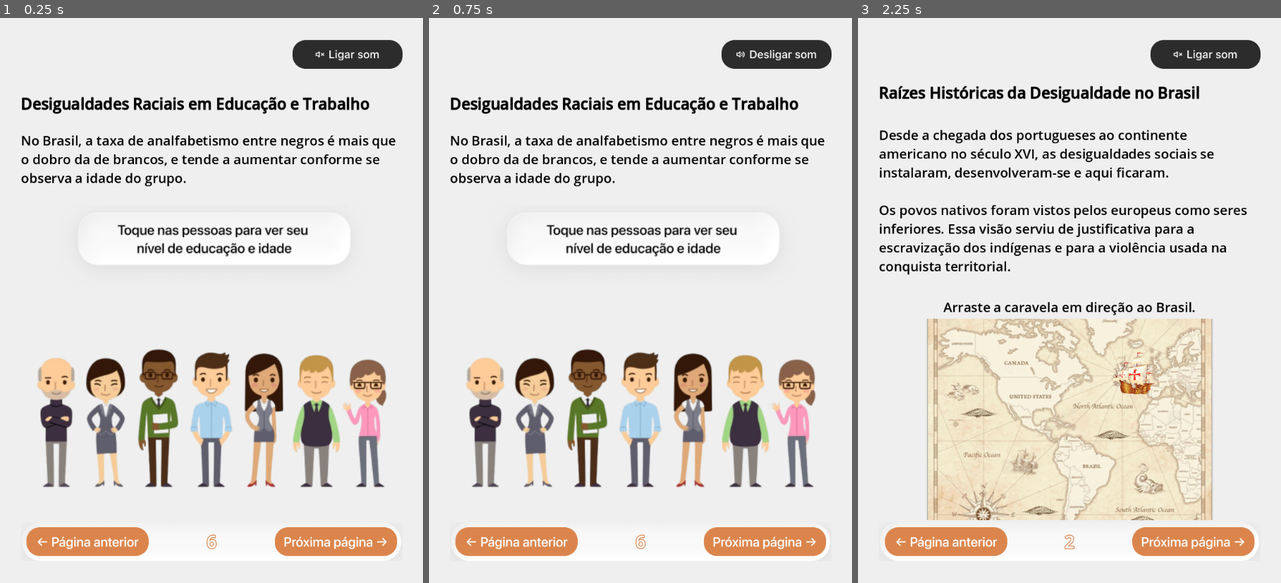
Above: before the commit, frames 1-3 (left to right).
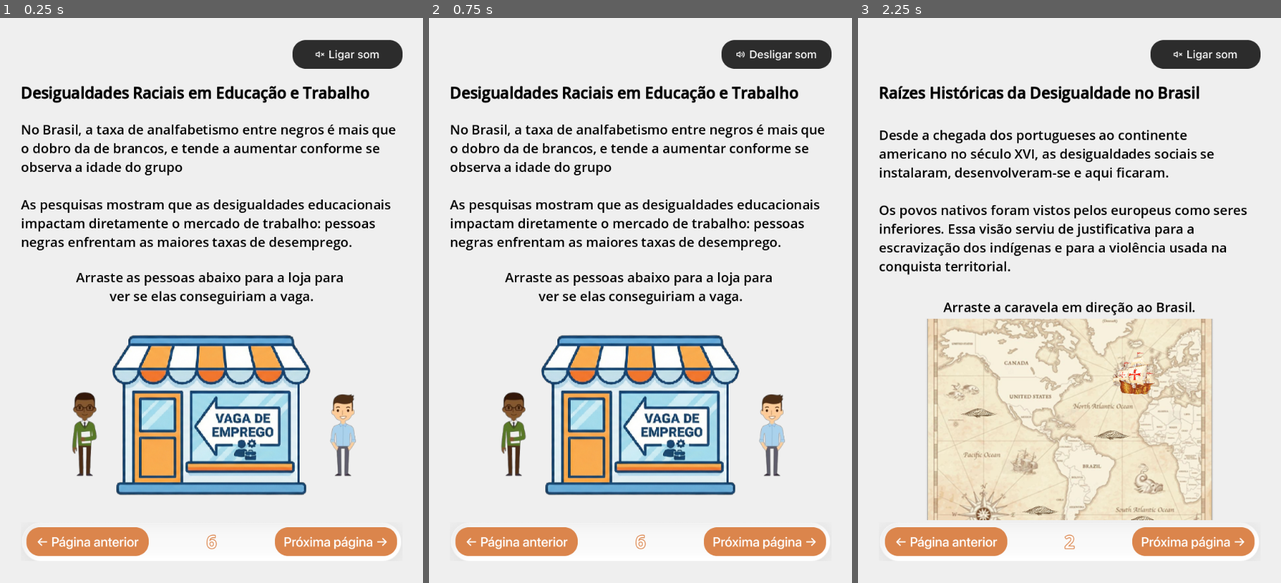
Above: after the commit, the same moments.

Repository: jdbsn/ebook-comp-grafica
Game: Godot game, scene res://scenes/paginas/pag6.tscn
The game is run twice, just before and just after one commit, with the same random seed, the same clock (stepped at 60 frames per second) and the same inputs. This scene is started directly instead of the project's main scene. Video files are missing from this copy of the repository; at most half a second of black plays in their place.
Inputs (mouse positions are in pixels of both pictures, inside the frame that each line leads up to):
- Up to frame 1 (0.25 s): no input
- Up to frame 2 (0.75 s): click (775, 51) at 0.5 s
- Up to frame 3 (2.25 s): click (946, 543) at 1.25 s; click (1192, 543) at 2 s

The runs differ from the first frame. In frame 1, 25% of the frame differs, in the area x 4-94%, y 12-85%; in frame 2, 25%; in frame 3, nothing differs.

Commit message:
feat: animação pag 6

Diff:
--- a/scenes/briga_casal.tscn
+++ b/scenes/briga_casal.tscn
@@ -6,6 +6,7 @@
 [ext_resource type="Texture2D" uid="uid://cj8khyn4mdiwb" path="res://assets/paginas/briga/balao.png" id="4_et3ik"]
 [ext_resource type="Texture2D" uid="uid://c56lltbcjmkcv" path="res://assets/paginas/briga/bebe_chorando.png" id="5_sqr6q"]
 [ext_resource type="Texture2D" uid="uid://h28u637033ma" path="res://assets/paginas/briga/lagrima.png" id="6_t6bxc"]
+[ext_resource type="Texture2D" uid="uid://lvlghdbgbo2r" path="res://assets/paginas/briga/pag7.png" id="7_4hrny"]
 
 [sub_resource type="Animation" id="Animation_sqr6q"]
 length = 0.001
@@ -94,7 +95,7 @@
 
 [node name="BebeChorando" type="Sprite2D" parent="."]
 unique_name_in_owner = true
-position = Vector2(435, 148)
+position = Vector2(450, 148)
 scale = Vector2(0.6, 0.6)
 texture = ExtResource("5_sqr6q")
 
@@ -109,4 +110,9 @@
 process_material = SubResource("ParticleProcessMaterial_y0oae")
 
 [node name="Camera2D" type="Camera2D" parent="."]
-position = Vector2(1, -242)
+position = Vector2(1, -226)
+
+[node name="Sprite2D" type="Sprite2D" parent="."]
+z_index = -100
+scale = Vector2(0.5, 0.5)
+texture = ExtResource("7_4hrny")
--- /dev/null
+++ b/scenes/emprego.tscn
@@ -0,0 +1,67 @@
+[gd_scene load_steps=9 format=3 uid="uid://bw1lunhm2fon"]
+
+[ext_resource type="Texture2D" uid="uid://coejjckswpuxu" path="res://assets/pessoa1.png" id="1_wwlwg"]
+[ext_resource type="Script" uid="uid://cqf2b8pbbjekw" path="res://scripts/arrastar.gd" id="2_1sdua"]
+[ext_resource type="Script" uid="uid://cdspqr50fkflh" path="res://scripts/loja.gd" id="2_17u4m"]
+[ext_resource type="Texture2D" uid="uid://c8vwpqp5qhypw" path="res://assets/pessoa2.png" id="2_onui2"]
+[ext_resource type="Texture2D" uid="uid://bhp14g86sw04t" path="res://assets/loja.png" id="3_1sdua"]
+
+[sub_resource type="RectangleShape2D" id="RectangleShape2D_t2lxc"]
+size = Vector2(354, 294)
+
+[sub_resource type="RectangleShape2D" id="RectangleShape2D_wwlwg"]
+size = Vector2(57, 160)
+
+[sub_resource type="RectangleShape2D" id="RectangleShape2D_onui2"]
+size = Vector2(51, 158)
+
+[node name="Emprego" type="Node2D"]
+
+[node name="Loja" type="Area2D" parent="." node_paths=PackedStringArray("mensagem_label")]
+script = ExtResource("2_17u4m")
+mensagem_label = NodePath("../Mensagem")
+
+[node name="Sprite2D" type="Sprite2D" parent="Loja"]
+texture = ExtResource("3_1sdua")
+
+[node name="CollisionShape2D" type="CollisionShape2D" parent="Loja"]
+position = Vector2(0, 4)
+shape = SubResource("RectangleShape2D_t2lxc")
+
+[node name="Pessoa1" type="Area2D" parent="."]
+script = ExtResource("2_1sdua")
+id_pessoa = 1
+
+[node name="Sprite2D" type="Sprite2D" parent="Pessoa1"]
+position = Vector2(-233, 40)
+scale = Vector2(0.8, 0.8)
+texture = ExtResource("1_wwlwg")
+
+[node name="CollisionShape2D" type="CollisionShape2D" parent="Pessoa1"]
+position = Vector2(-231.5, 36)
+shape = SubResource("RectangleShape2D_wwlwg")
+
+[node name="Pessoa2" type="Area2D" parent="."]
+script = ExtResource("2_1sdua")
+id_pessoa = 2
+
+[node name="Sprite2D2" type="Sprite2D" parent="Pessoa2"]
+position = Vector2(238, 40)
+scale = Vector2(0.8, 0.8)
+texture = ExtResource("2_onui2")
+
+[node name="CollisionShape2D" type="CollisionShape2D" parent="Pessoa2"]
+position = Vector2(235.5, 38)
+shape = SubResource("RectangleShape2D_onui2")
+
+[node name="Camera2D" type="Camera2D" parent="."]
+
+[node name="Mensagem" type="Label" parent="."]
+offset_left = -177.0
+offset_top = -215.0
+offset_right = 178.0
+offset_bottom = -168.0
+theme_override_colors/font_color = Color(0, 0, 0, 1)
+theme_override_font_sizes/font_size = 32
+horizontal_alignment = 1
+vertical_alignment = 1
--- a/scenes/paginas/pag3.tscn
+++ b/scenes/paginas/pag3.tscn
@@ -339,7 +339,7 @@
 transparent_bg = true
 handle_input_locally = false
 physics_object_picking = true
-size = Vector2i(2, 2)
+size = Vector2i(708, 401)
 render_target_update_mode = 4
 
 [node name="Platacao" parent="ColorRect/MarginContainer/VBoxContainer/SubViewportContainer/SubViewport" instance=ExtResource("12_s23ky")]
--- a/scenes/paginas/pag6.tscn
+++ b/scenes/paginas/pag6.tscn
@@ -1,9 +1,10 @@
-[gd_scene load_steps=12 format=3 uid="uid://u05ow48ucu4m"]
+[gd_scene load_steps=13 format=3 uid="uid://u05ow48ucu4m"]
 
 [ext_resource type="Texture2D" uid="uid://dnqbwrtos4r5a" path="res://assets/botoes/som-desligado.png" id="1_wg8yg"]
 [ext_resource type="Texture2D" uid="uid://46fm0nqpror2" path="res://assets/botoes/som-ligado.png" id="2_7yeh4"]
 [ext_resource type="Script" uid="uid://dafkkh1vraftq" path="res://scripts/narracao.gd" id="3_acgmk"]
-[ext_resource type="Texture2D" uid="uid://b6tpjgyhiraes" path="res://assets/pag6.png" id="4_4mi7q"]
+[ext_resource type="Script" uid="uid://bl5b48jxieg4n" path="res://scripts/sub_viewport_container.gd" id="4_7yeh4"]
+[ext_resource type="PackedScene" uid="uid://bw1lunhm2fon" path="res://scenes/emprego.tscn" id="4_wg8yg"]
 [ext_resource type="Texture2D" uid="uid://dpnt7s3r3seah" path="res://assets/barra.png" id="5_bgfye"]
 [ext_resource type="Texture2D" uid="uid://b7kwvxrrynar5" path="res://assets/botoes/ant.png" id="6_b7ui6"]
 [ext_resource type="Texture2D" uid="uid://bh4b8b8fmreo3" path="res://assets/botoes/ant-pressionado.png" id="7_gubnx"]
@@ -55,7 +56,7 @@
 
 [node name="MarginContainer" type="MarginContainer" parent="ColorRect/MarginContainer/VBoxContainer"]
 layout_mode = 2
-theme_override_constants/margin_top = 40
+theme_override_constants/margin_top = 20
 
 [node name="VBoxContainer" type="VBoxContainer" parent="ColorRect/MarginContainer/VBoxContainer/MarginContainer"]
 layout_mode = 2
@@ -74,14 +75,36 @@
 size_flags_vertical = 3
 theme_override_colors/default_color = Color(0, 0, 0, 1)
 theme_override_font_sizes/normal_font_size = 24
-text = "No Brasil, a taxa de analfabetismo entre negros é mais que o dobro da de brancos, e tende a aumentar conforme se observa a idade do grupo."
+text = "No Brasil, a taxa de analfabetismo entre negros é mais que o dobro da de brancos, e tende a aumentar conforme se observa a idade do grupo
+
+As pesquisas mostram que as desigualdades educacionais impactam diretamente o mercado de trabalho: pessoas negras enfrentam as maiores taxas de desemprego.
+"
 fit_content = true
 
-[node name="TextureRect" type="TextureRect" parent="ColorRect/MarginContainer/VBoxContainer"]
+[node name="RichTextLabel3" type="RichTextLabel" parent="ColorRect/MarginContainer/VBoxContainer/MarginContainer/VBoxContainer"]
 layout_mode = 2
 size_flags_vertical = 3
-texture = ExtResource("4_4mi7q")
-stretch_mode = 5
+theme_override_colors/default_color = Color(0, 0, 0, 1)
+theme_override_font_sizes/normal_font_size = 24
+text = "Arraste as pessoas abaixo para a loja para
+ver se elas conseguiriam a vaga."
+fit_content = true
+horizontal_alignment = 1
+
+[node name="SubViewportContainer2" type="SubViewportContainer" parent="ColorRect/MarginContainer/VBoxContainer"]
+layout_mode = 2
+size_flags_vertical = 3
+stretch = true
+script = ExtResource("4_7yeh4")
+
+[node name="SubViewport" type="SubViewport" parent="ColorRect/MarginContainer/VBoxContainer/SubViewportContainer2"]
+transparent_bg = true
+handle_input_locally = false
+physics_object_picking = true
+size = Vector2i(693, 385)
+render_target_update_mode = 4
+
+[node name="Emprego" parent="ColorRect/MarginContainer/VBoxContainer/SubViewportContainer2/SubViewport" instance=ExtResource("4_wg8yg")]
 
 [node name="Botoes" type="MarginContainer" parent="ColorRect/MarginContainer/VBoxContainer"]
 layout_mode = 2
--- a/scenes/paginas/pag7.tscn
+++ b/scenes/paginas/pag7.tscn
@@ -1,6 +1,5 @@
-[gd_scene load_steps=13 format=3 uid="uid://bd6dtvptrw3o3"]
+[gd_scene load_steps=12 format=3 uid="uid://bd6dtvptrw3o3"]
 
-[ext_resource type="Texture2D" uid="uid://lvlghdbgbo2r" path="res://assets/paginas/briga/pag7.png" id="1_en32k"]
 [ext_resource type="Texture2D" uid="uid://dnqbwrtos4r5a" path="res://assets/botoes/som-desligado.png" id="2_bk2qf"]
 [ext_resource type="Texture2D" uid="uid://46fm0nqpror2" path="res://assets/botoes/som-ligado.png" id="3_ieee8"]
 [ext_resource type="Script" uid="uid://dafkkh1vraftq" path="res://scripts/narracao.gd" id="4_n5td5"]
@@ -30,27 +29,36 @@
 grow_vertical = 2
 color = Color(0.937255, 0.937255, 0.937255, 1)
 
-[node name="TextureRect" type="TextureRect" parent="ColorRect"]
-custom_minimum_size = Vector2(0, 574)
+[node name="SubViewportContainer" type="SubViewportContainer" parent="ColorRect"]
 layout_mode = 1
-anchors_preset = 12
-anchor_top = 1.0
+anchors_preset = 15
 anchor_right = 1.0
 anchor_bottom = 1.0
 grow_horizontal = 2
-grow_vertical = 0
+grow_vertical = 2
 size_flags_vertical = 3
-texture = ExtResource("1_en32k")
-expand_mode = 1
-stretch_mode = 5
+stretch = true
+
+[node name="SubViewport" type="SubViewport" parent="ColorRect/SubViewportContainer"]
+transparent_bg = true
+handle_input_locally = false
+size = Vector2i(768, 1024)
+render_target_update_mode = 4
+
+[node name="BrigaCasal" parent="ColorRect/SubViewportContainer/SubViewport" instance=ExtResource("5_igrgv")]
+position = Vector2(39, 982)
 
 [node name="MarginContainer" type="MarginContainer" parent="ColorRect"]
 layout_mode = 1
 anchors_preset = 15
 anchor_right = 1.0
 anchor_bottom = 1.0
+offset_left = -1.0
+offset_right = 1.0
 grow_horizontal = 2
 grow_vertical = 2
+mouse_filter = 2
+mouse_force_pass_scroll_events = false
 theme_override_constants/margin_left = 40
 theme_override_constants/margin_top = 40
 theme_override_constants/margin_right = 40
@@ -58,6 +66,7 @@
 
 [node name="VBoxContainer" type="VBoxContainer" parent="ColorRect/MarginContainer"]
 layout_mode = 2
+mouse_filter = 2
 
 [node name="BotaoSom" type="TextureButton" parent="ColorRect/MarginContainer/VBoxContainer"]
 unique_name_in_owner = true
@@ -71,10 +80,12 @@
 [node name="MarginContainer" type="MarginContainer" parent="ColorRect/MarginContainer/VBoxContainer"]
 layout_mode = 2
 size_flags_vertical = 3
+mouse_filter = 2
 theme_override_constants/margin_top = 20
 
 [node name="VBoxContainer2" type="VBoxContainer" parent="ColorRect/MarginContainer/VBoxContainer/MarginContainer"]
 layout_mode = 2
+mouse_filter = 2
 theme_override_constants/separation = 30
 
 [node name="RichTextLabel2" type="RichTextLabel" parent="ColorRect/MarginContainer/VBoxContainer/MarginContainer/VBoxContainer2"]
@@ -103,20 +114,6 @@
 para separar esse casal discutindo."
 fit_content = true
 horizontal_alignment = 1
-
-[node name="SubViewportContainer" type="SubViewportContainer" parent="ColorRect/MarginContainer/VBoxContainer"]
-layout_mode = 2
-size_flags_vertical = 3
-stretch = true
-
-[node name="SubViewport" type="SubViewport" parent="ColorRect/MarginContainer/VBoxContainer/SubViewportContainer"]
-transparent_bg = true
-handle_input_locally = false
-size = Vector2i(2, 2)
-render_target_update_mode = 4
-
-[node name="BrigaCasal" parent="ColorRect/MarginContainer/VBoxContainer/SubViewportContainer/SubViewport" instance=ExtResource("5_igrgv")]
-position = Vector2(39, 982)
 
 [node name="Botoes" type="MarginContainer" parent="ColorRect/MarginContainer/VBoxContainer"]
 layout_mode = 2
--- /dev/null
+++ b/scripts/arrastar.gd
@@ -0,0 +1,30 @@
+extends Area2D
+
+@export var id_pessoa: int   # 1 = pessoa 1, 2 = pessoa 2
+
+var dragging := false
+var offset := Vector2.ZERO
+var start_position: Vector2
+
+
+func _ready():
+	start_position = global_position
+	input_event.connect(_on_click)
+
+func _on_click(_viewport, event, _shape_idx):
+	if event is InputEventMouseButton and event.button_index == MOUSE_BUTTON_LEFT:
+		if event.pressed:
+			dragging = true
+			offset = global_position - event.position
+		else:
+			dragging = false
+
+func _input(event):
+	if dragging and event is InputEventMouseMotion:
+		global_position = event.position + offset
+
+func return_to_start():
+	dragging = false
+
+	var tw = create_tween()
+	tw.tween_property(self, "global_position", start_position, 0.4)
--- /dev/null
+++ b/scripts/loja.gd
@@ -0,0 +1,55 @@
+extends Area2D
+
+@export var mensagem_label: Label
+
+var current_body: Area2D = null
+var timer := Timer.new()
+
+func _ready():
+	add_child(timer)
+	timer.one_shot = true
+
+	area_entered.connect(_on_area_entered)
+	area_exited.connect(_on_area_exited)
+
+func _on_area_entered(area):
+	if area.has_method("return_to_start"):
+		current_body = area
+		timer.start(0.5)
+
+func _on_area_exited(area):
+	if current_body == area:
+		timer.stop()
+		current_body = null
+
+func _process(delta):
+	if timer.is_stopped() and current_body:
+		_process_entrada()
+
+func _process_entrada():
+	if current_body == null:
+		return
+
+	if current_body.id_pessoa == 1:
+		mostrar_mensagem("NÃO CONTRATADO")
+
+
+	elif current_body.id_pessoa == 2:
+		mostrar_mensagem("CONTRATADO!")
+
+	current_body.return_to_start()
+	current_body = null
+
+func mostrar_mensagem(texto: String):
+	mensagem_label.text = texto
+	mensagem_label.modulate.a = 0.0
+	mensagem_label.visible = true
+
+	var tw = create_tween()
+	tw.tween_property(mensagem_label, "modulate:a", 1.0, 0.2)
+	tw.tween_interval(1.5)
+	tw.tween_property(mensagem_label, "modulate:a", 0.0, 0.4)
+
+	tw.finished.connect(func():
+		mensagem_label.visible = false
+	)
Binary file added: assets/loja.png
Binary file removed: assets/pag6.png
Not shown, removed: assets/pag6.png.import
Binary file added: assets/pessoa1.png
Binary file added: assets/pessoa2.png
Not shown: 1 places in scenes/briga_casal.tscn that only renumber resources
Not shown, added: scripts/arrastar.gd.uid
Not shown, added: scripts/loja.gd.uid
